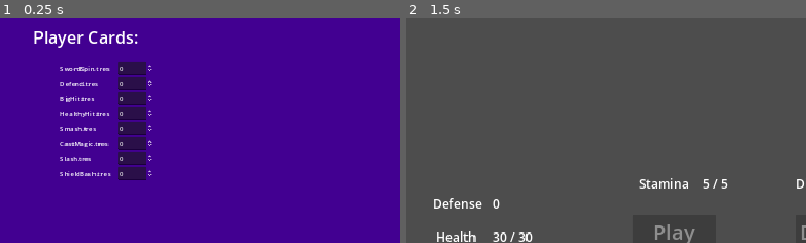
Above: before the commit, frames 1-2 (left to right).
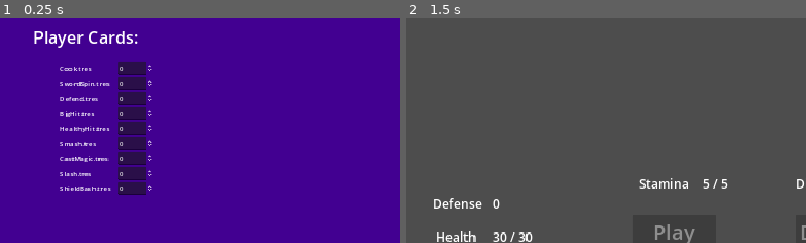
Above: after the commit, the same moments.

Repository: joverlee521/dragon-cards
Game: Godot game, scene res://scenes/card_battle/start_screen.tscn
Two runs of this game, one before a commit and one after it. Both use one fixed random seed, a clock stepped at 60 frames per second and the inputs below. The project has no main scene, so this scene is started directly.
Inputs (mouse positions are % of the whole screen's width and height, from its top left):
- Up to frame 1 (0.25 s): no input
- Up to frame 2 (1.5 s): click "Start Battle" at 0.5 s; tap Enter at 1.25 s; move the mouse to (72, 45) at 1.27 s; press the mouse at (72, 45) at 1.28 s
The pictures show only the part of the screen within x 0-50%, y 14-64%; the shares and areas given below are measured in that part.

The runs differ from the first frame. In frame 1, 1.6% of the frame differs, in the area x 15-38%, y 21-79%; in frame 2, nothing differs.

Commit message:
Add cook card that deals damage directly ignoring armor

Diff:
--- a/character/character.gd
+++ b/character/character.gd
@@ -42,3 +42,7 @@
 
 	health -= num
 	set_stat_display.call()
+
+func remove_health_directly(num: int) -> void:
+	health -= num
+	set_stat_display.call()
--- /dev/null
+++ b/resources/cards/Cook.gd
@@ -0,0 +1,12 @@
+extends CardAttributes
+
+
+# Override the default effects on card player because the effect depends on
+# the outcome of the attack
+func apply_effects_to_card_player():
+	pass
+
+
+# Add defense to card player if the enemy dies from the attack
+func apply_effects_to_card_targets():
+	card_targets.map(func(target): target.remove_health_directly(attack))
--- /dev/null
+++ b/resources/cards/Cook.tres
@@ -0,0 +1,44 @@
+[gd_resource type="Resource" load_steps=9 format=3 uid="uid://dja6u3gunfj10"]
+
+[ext_resource type="Texture2D" uid="uid://cxm6qw1xvjd8q" path="res://art/PixelCardArt/CardRPGPack/card rpg icons&objects/kimchi.png" id="1_71h5r"]
+[ext_resource type="Script" path="res://resources/cards/Cook.gd" id="2_blyg8"]
+
+[sub_resource type="AtlasTexture" id="AtlasTexture_q3wbp"]
+atlas = ExtResource("1_71h5r")
+region = Rect2(0, 0, 33, 33)
+
+[sub_resource type="CompressedTexture2D" id="CompressedTexture2D_i1p18"]
+load_path = "res://.godot/imported/pixelCardAssest_V01.png-e42aa1ab89ec593aabb40b22de25cb9b.ctex"
+
+[sub_resource type="AtlasTexture" id="AtlasTexture_toe3h"]
+atlas = SubResource("CompressedTexture2D_i1p18")
+region = Rect2(366, 4, 100, 128)
+
+[sub_resource type="AtlasTexture" id="AtlasTexture_i43he"]
+atlas = SubResource("CompressedTexture2D_i1p18")
+region = Rect2(226, 337, 100, 128)
+
+[sub_resource type="AtlasTexture" id="AtlasTexture_0avs0"]
+atlas = SubResource("CompressedTexture2D_i1p18")
+region = Rect2(135, 224, 96, 29)
+
+[sub_resource type="AtlasTexture" id="AtlasTexture_m0are"]
+atlas = SubResource("CompressedTexture2D_i1p18")
+region = Rect2(135, 273, 96, 18)
+
+[resource]
+script = ExtResource("2_blyg8")
+name = ""
+DamageTypes = Array[int]([2])
+Target = 0
+attack = 5
+defense = 0
+stamina_cost = 3
+parry_value = 0
+card_background = SubResource("AtlasTexture_toe3h")
+card_border = SubResource("AtlasTexture_i43he")
+card_art = SubResource("AtlasTexture_q3wbp")
+card_description_plate = SubResource("AtlasTexture_0avs0")
+card_name_plate = SubResource("AtlasTexture_m0are")
+card_description = "Cook them in their armor"
+card_name = "Cook"
--- a/scenes/card_battle/start_screen.tscn
+++ b/scenes/card_battle/start_screen.tscn
@@ -27,7 +27,6 @@
 offset_right = 616.0
 offset_bottom = 143.0
 theme_override_font_sizes/font_size = 40
-selected = 0
 
 [node name="CardsLabel" type="Label" parent="."]
 offset_left = 80.0
